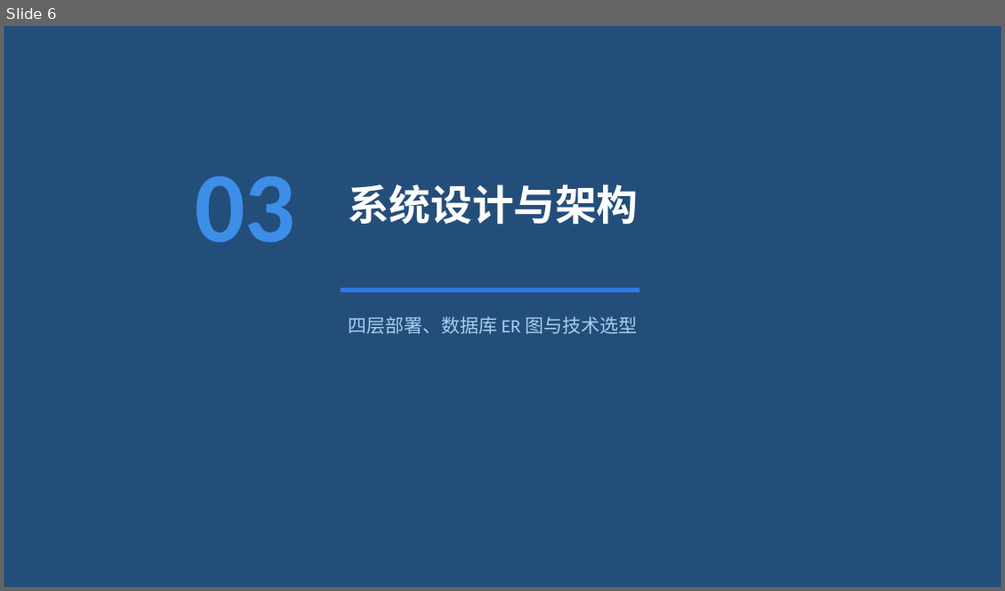
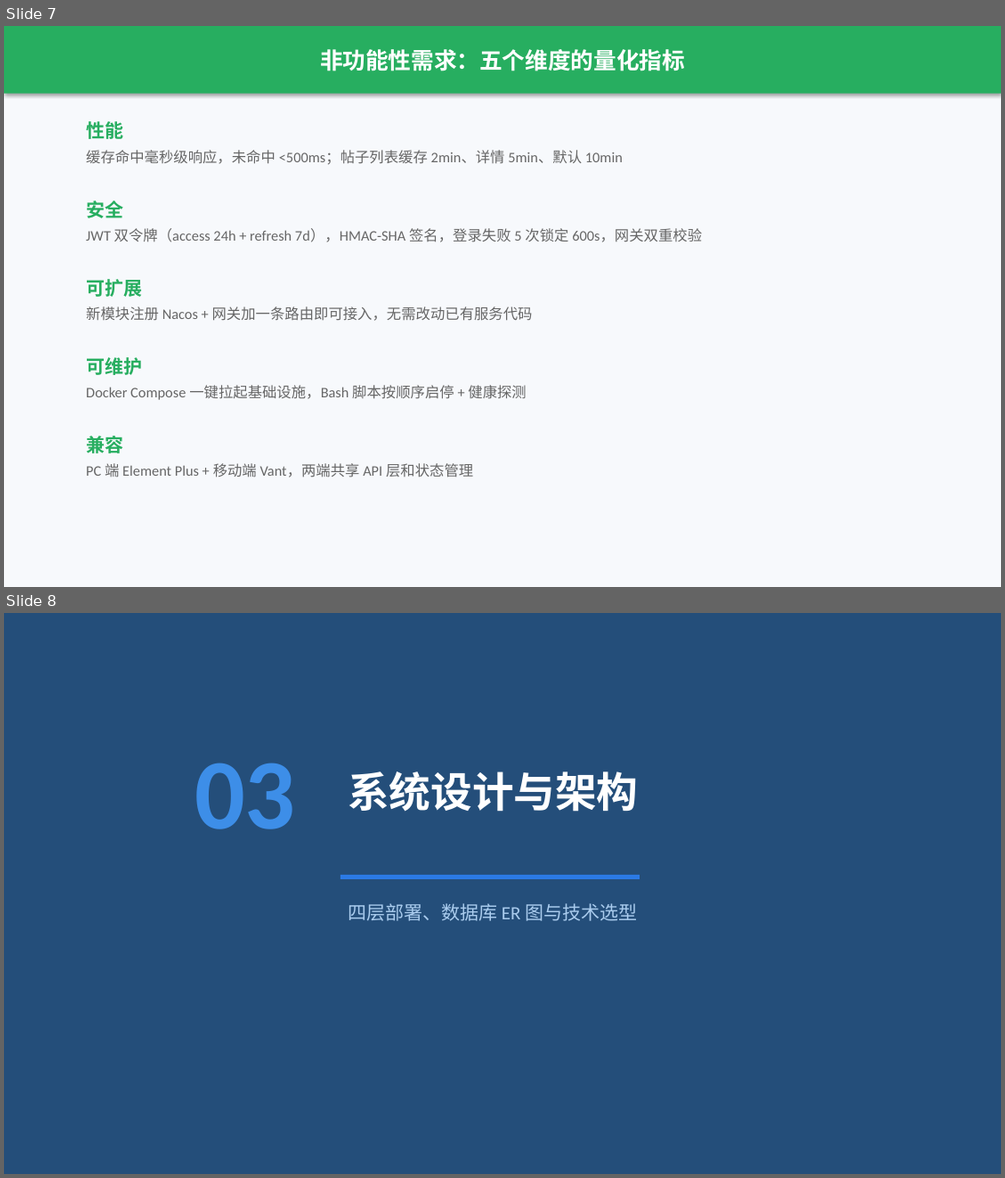
Before and after one commit to Wkjlovec/graduation_project_zhuang, a slide deck: docs/答辩PPT.pptx. Shown one above the other, each under a label of ours: slide 6 before the commit, slides 7 and 8 after it. The pictures are 1005x591 and 1005x1178 pixels, drawn with LibreOffice and Linux fonts; fonts in the diff are those of the drawing. Boxes give left, top, right and bottom in pixels: in the first picture for what was removed or moved away, otherwise in the second. Text is boxed around its words. In the diff, an @@ line names an element or a change of style, - is before the commit and + after.

```diff
--- a/docs/答辩PPT.pptx
+++ b/docs/答辩PPT.pptx
@@ slide 7 added at (4,26,1001,587), background #F7F9FC @@
@@ rectangle added at (4,26,1001,94), fill #27AE60, 22 pt, text #FFFFFF, bold @@
+非功能性需求：五个维度的量化指标
@@ text added at (86,121,123,139), 18 pt, text #27AE60, bold @@
+性能
@@ text added at (86,150,623,165), 14 pt, text #666666 @@
+缓存命中毫秒级响应，未命中 <500ms；帖子列表缓存 2min、详情 5min、默认 10min
@@ text added at (86,200,123,218), 18 pt, text #27AE60, bold @@
+安全
@@ text added at (86,228,702,242), 14 pt, text #666666 @@
+JWT 双令牌（access 24h + refresh 7d），HMAC-SHA 签名，登录失败 5 次锁定 600s，网关双重校验
@@ text added at (86,279,142,297), 18 pt, text #27AE60, bold @@
+可扩展
@@ text added at (86,306,533,321), 14 pt, text #666666 @@
+新模块注册 Nacos + 网关加一条路由即可接入，无需改动已有服务代码
@@ text added at (86,357,142,375), 18 pt, text #27AE60, bold @@
+可维护
@@ text added at (86,385,526,400), 14 pt, text #666666 @@
+Docker Compose 一键拉起基础设施，Bash 脚本按顺序启停 + 健康探测
@@ text added at (86,435,123,453), 18 pt, text #27AE60, bold @@
+兼容
@@ text added at (86,463,473,477), 14 pt, text #666666 @@
+PC 端 Element Plus + 移动端 Vant，两端共享 API 层和状态管理
@@ what was slide 6 is now slide 8 @@
```
Also in this commit, not shown: 5 other slides added, 1 other file.
